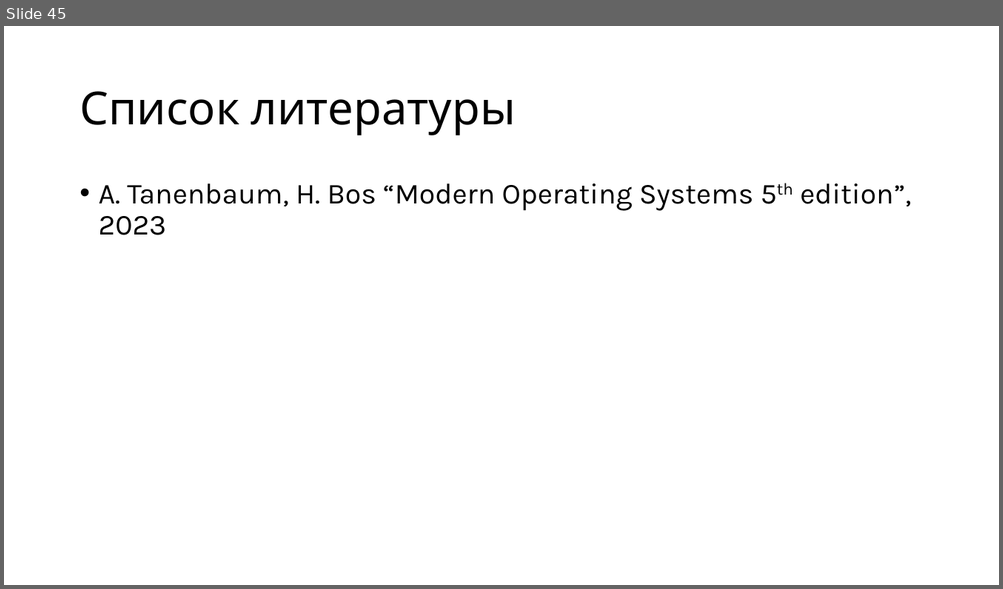
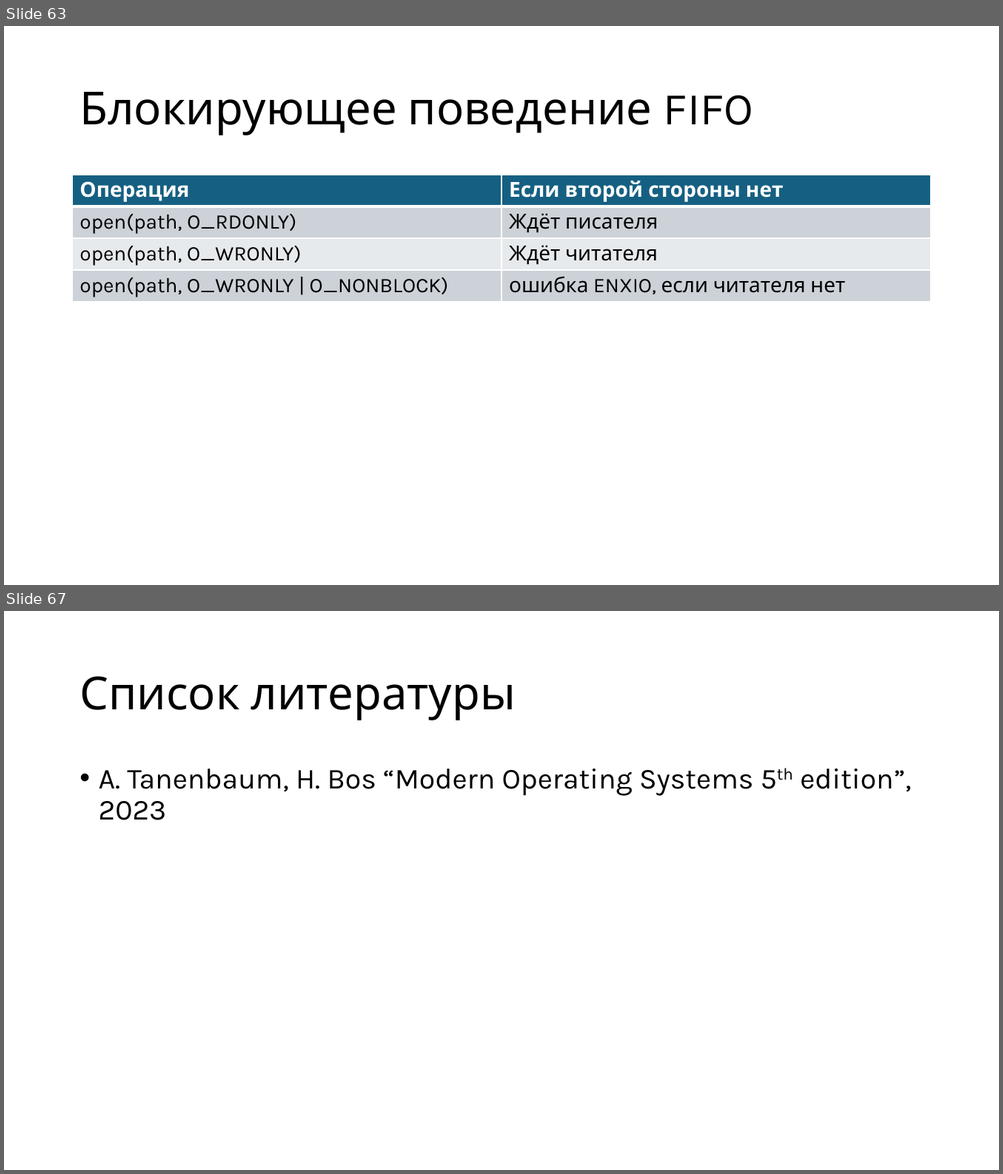
Before and after one commit to alexey-malov/os-course, a slide deck: lectures/03/Процессы.pptx. Shown one above the other, each under a label of ours: slide 45 before the commit, slides 63 and 67 after it; the slides between them are not shown. The pictures are 1003x589 and 1003x1174 pixels, drawn with LibreOffice and Linux fonts; fonts in the diff are those of the drawing. Boxes give left, top, right and bottom in pixels: in the first picture for what was removed or moved away, otherwise in the second. Text is boxed around its words. In the diff, an @@ line names an element or a change of style, - is before the commit and + after.

```diff
--- a/lectures/03/Процессы.pptx
+++ b/lectures/03/Процессы.pptx
@@ slide 63 added at <box>4,26,999,585</box>, background #FFFFFF @@
@@ title added at <box>79,92,754,136</box>, 44 pt, text #000000 @@
+Блокирующее поведение FIFO
@@ table added at <box>73,175,930,304</box>, 4 rows, 2 columns @@
+Операция | Если второй стороны нет
+open(path, O_RDONLY) | Ждёт писателя
+open(path, O_WRONLY) | Ждёт читателя
+open(path, O_WRONLY | O_NONBLOCK) | ошибка ENXIO, если читателя нет
@@ what was slide 45 is now slide 67 @@
```
Also in this commit, not shown: 21 other slides added, 4 other files.
